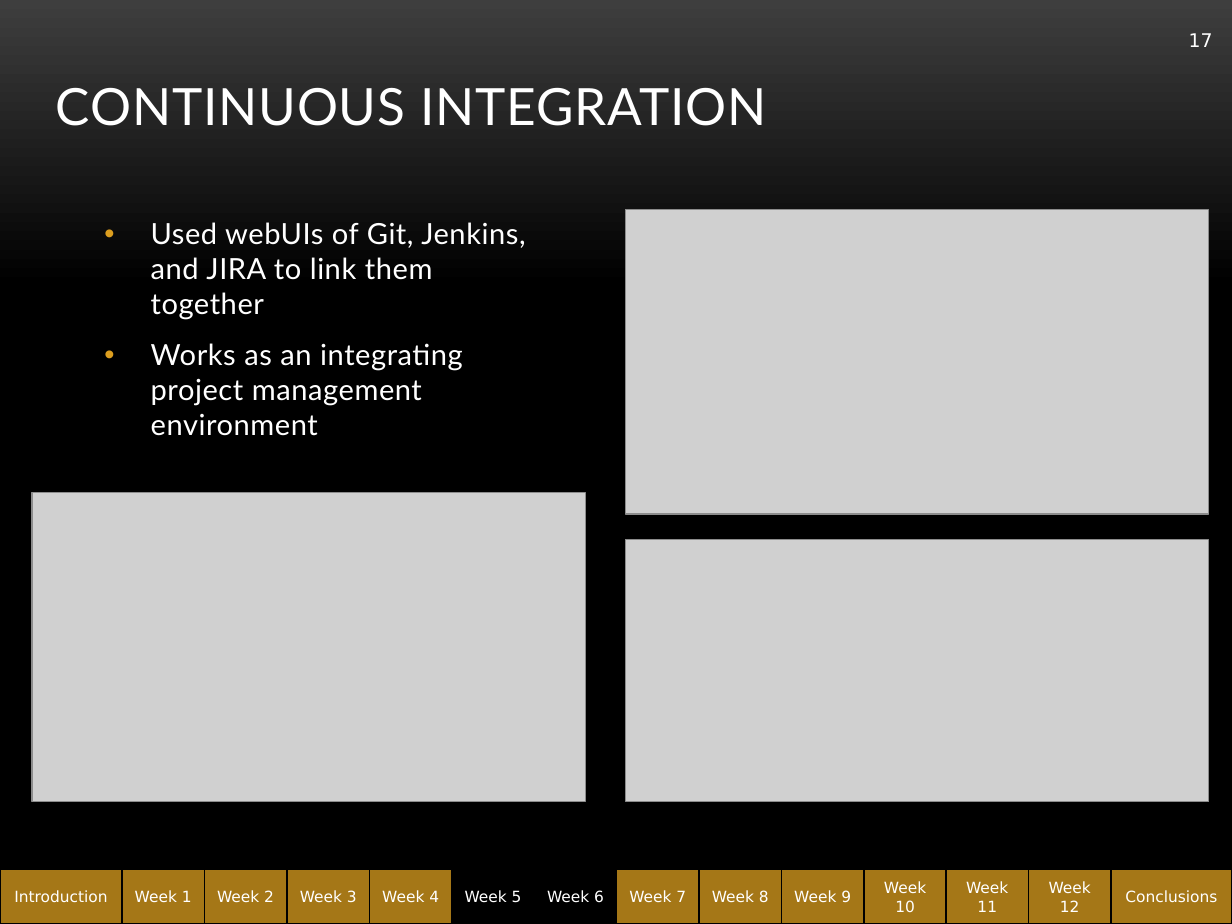
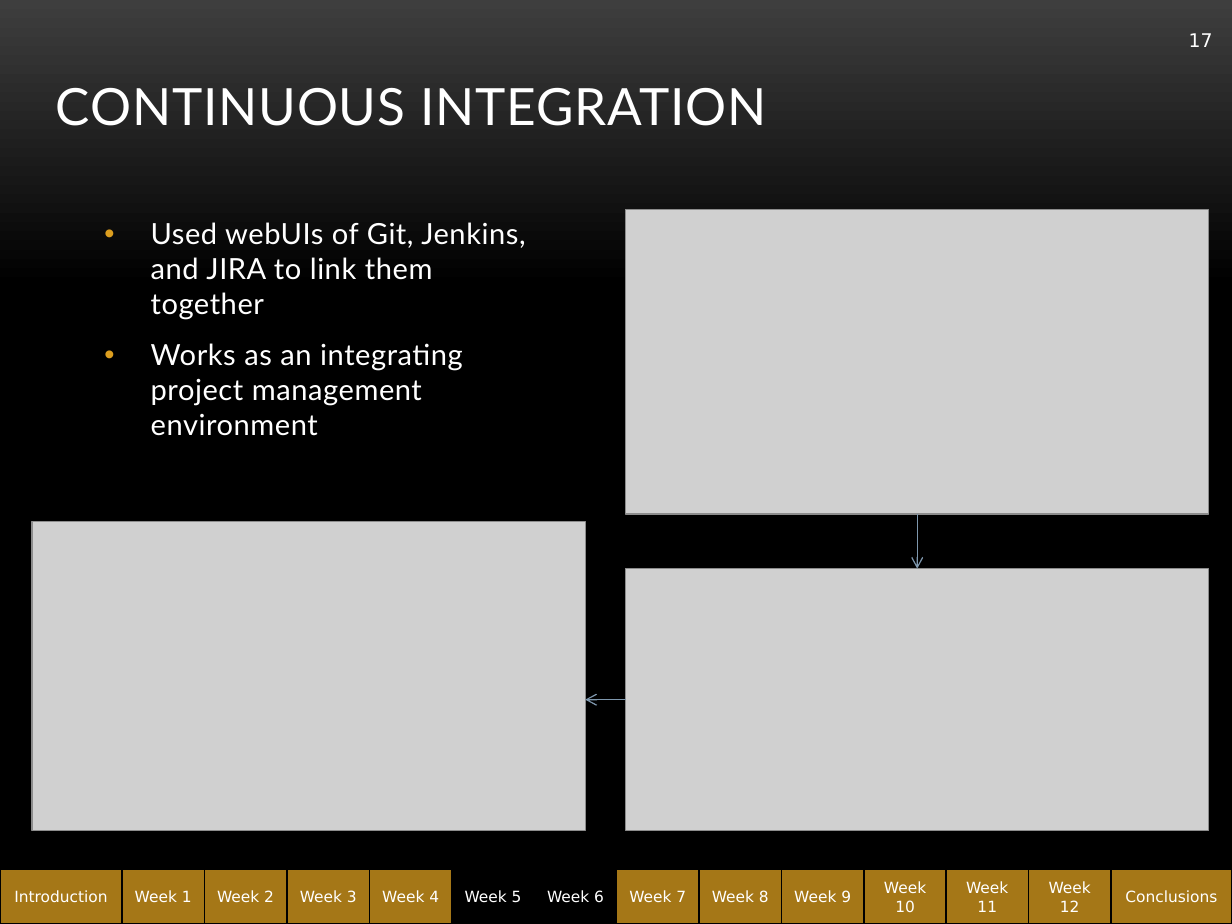
Before and after one commit to abe1ge/teletubbiesQAC, a slide deck: slide 17 of FinalPresentation.pptx. Drawn at 1232x924 pixels with LibreOffice and Linux fonts; fonts in the diff are those of the drawing; grey boxes stand for pictures; background and template pictures are left out. Boxes give left, top, right and bottom in pixels: in the first picture for what was removed or moved away, otherwise in the second. Text is boxed around its words. In the diff, an @@ line names an element or a change of style, - is before the commit and + after.

```diff
--- a/FinalPresentation.pptx
+++ b/FinalPresentation.pptx
@@ picture moved from (x1=32, y1=493, x2=585, y2=802) to (x1=32, y1=522, x2=585, y2=832) @@
@@ arrow added from (918, 514) to (918, 569), #7E97AD 0.75 pt @@
@@ picture moved from (x1=626, y1=540, x2=1209, y2=802) to (x1=626, y1=569, x2=1209, y2=832) @@
@@ arrow added from (626, 700) to (585, 700), #7E97AD 0.75 pt @@
```
Also in this commit, not shown: 9 other slides changed, 3 slides added, 1 slide removed.
